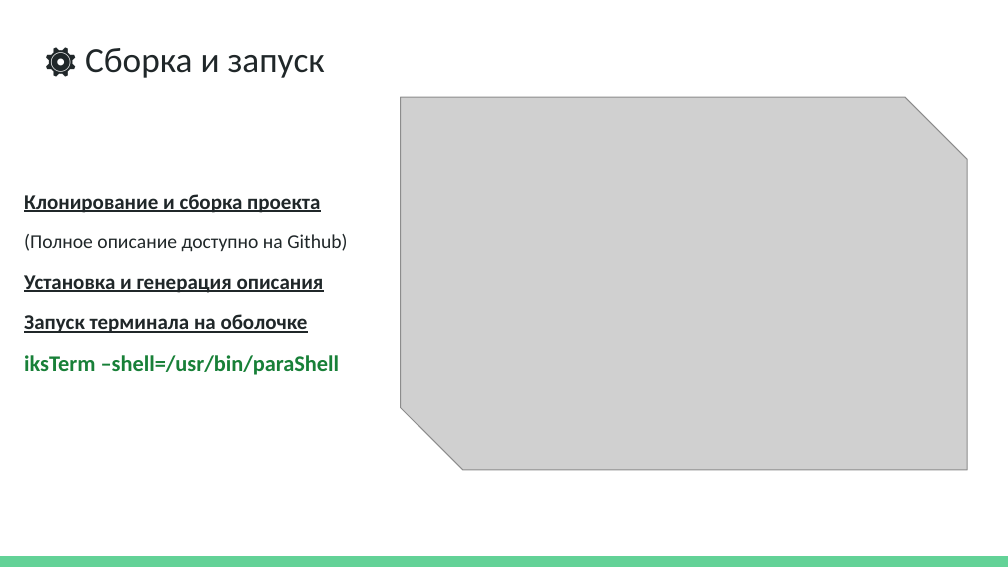
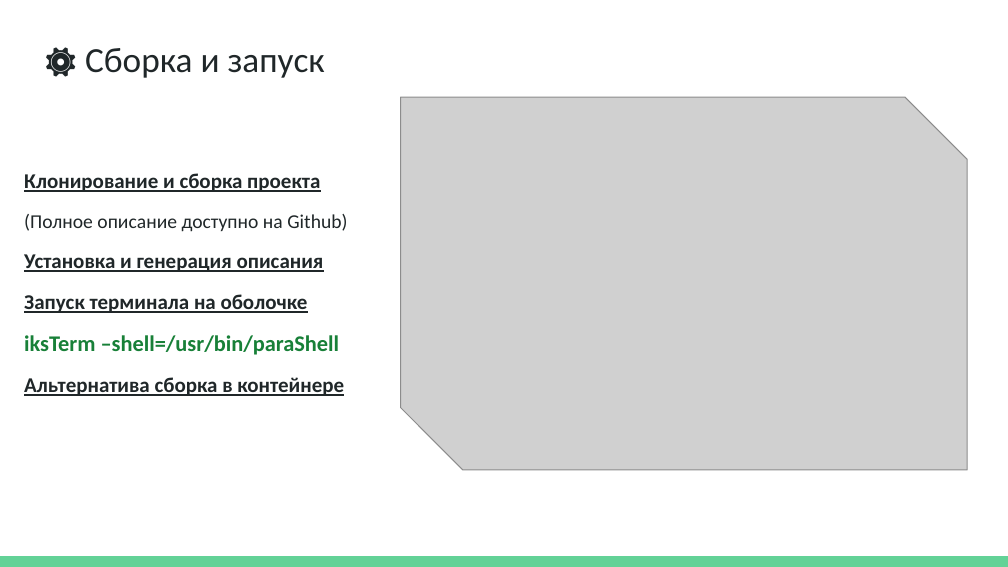
Before and after one commit to khmelnitskiianton/terminal-emulator, a slide deck: slide 5 of .media/project.pptx. Drawn at 1008x567 pixels with LibreOffice and Linux fonts; fonts in the diff are those of the drawing; grey boxes stand for pictures. Boxes give left, top, right and bottom in pixels: in the first picture for what was removed or moved away, otherwise in the second. Text is boxed around its words. In the diff, an @@ line names an element or a change of style, - is before the commit and + after.

```diff
--- a/.media/project.pptx
+++ b/.media/project.pptx
@@ text at (24, 335, 340, 355): less space between paragraphs @@
@@ text at (24, 377, 344, 396): paragraph added @@
+Альтернатива сборка в контейнере
```
Also in this commit, not shown: 2 other slides changed, 3 other files.
